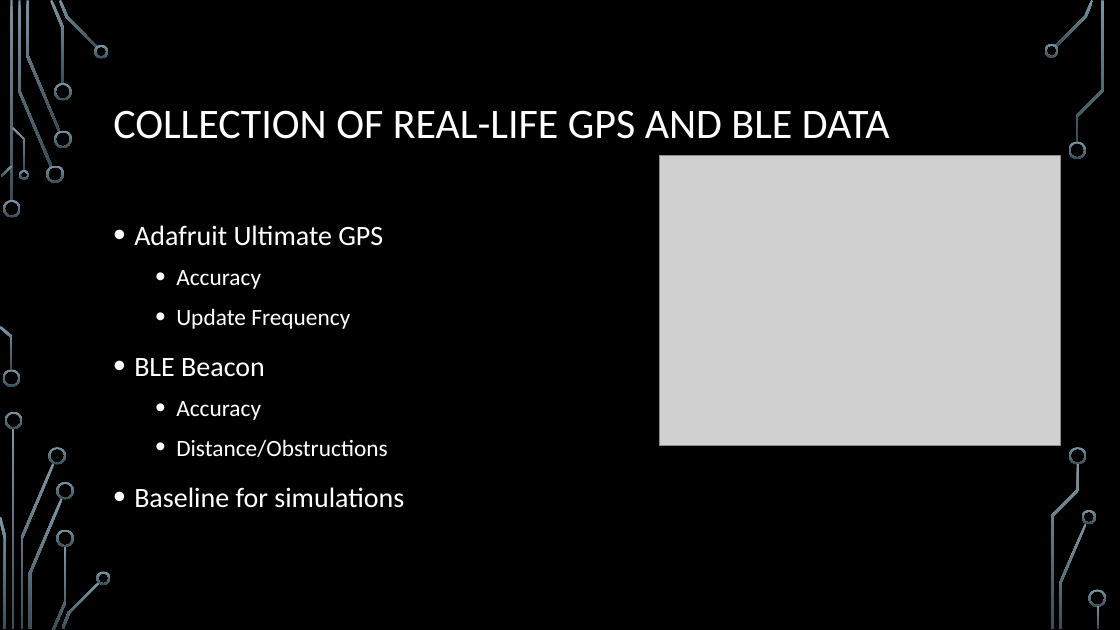
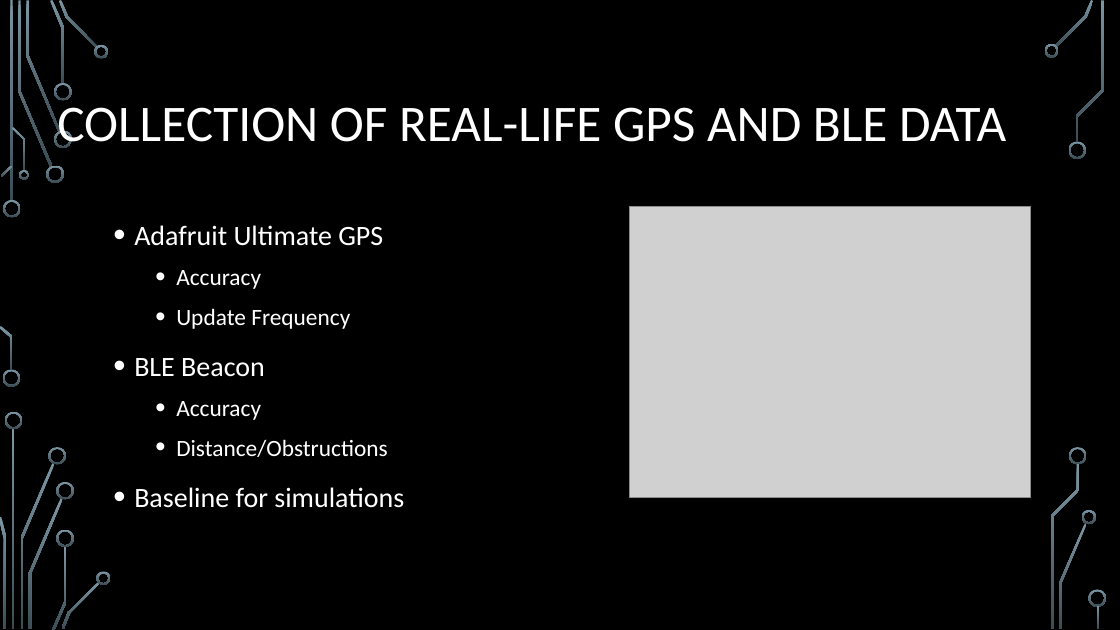
Before and after one commit to monkfungus/FYP, a slide deck: slide 9 of SamuelNixon_InterimPresentation.pptx (slide 8 before the commit). Drawn at 1120x630 pixels with LibreOffice and Linux fonts; fonts in the diff are those of the drawing; grey boxes stand for pictures; background and template pictures are left out. Boxes give left, top, right and bottom in pixels: in the first picture for what was removed or moved away, otherwise in the second. Text is boxed around its words. In the diff, an @@ line names an element or a change of style, - is before the commit and + after.

```diff
--- a/SamuelNixon_InterimPresentation.pptx
+++ b/SamuelNixon_InterimPresentation.pptx
@@ title "COLLECTION OF REAL-LIFE GPS AND ...": place and size @@
-title "COLLECTION OF REAL-LIFE GPS AND ..." at (113,110,890,139)
+title "COLLECTION OF REAL-LIFE GPS AND ..." at (57,98,1006,148)
@@ title "COLLECTION OF REAL-LIFE GPS AND ..." at (57,98,1006,148): size 36 to 44 pt @@
@@ picture: place and size @@
-picture at (660,155,1060,446)
+picture at (630,207,1031,497)
```
Also in this commit, not shown: 9 other slides changed, 2 slides added.
